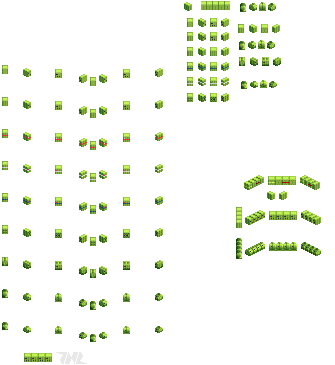
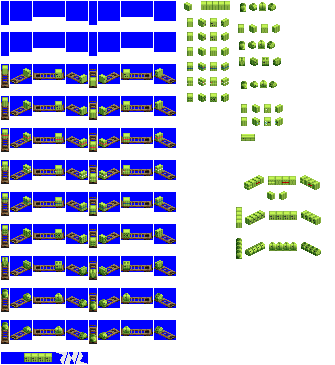
The second 335 × 365 image is a revision of the first. Changes to its layers:
painted on "new conts green" over box(3, 81, 283, 180)
showed "align" over box(1, 69, 176, 344)
renamed "new conts reef #1" to "blue", showed it over box(1, 1, 283, 364)
